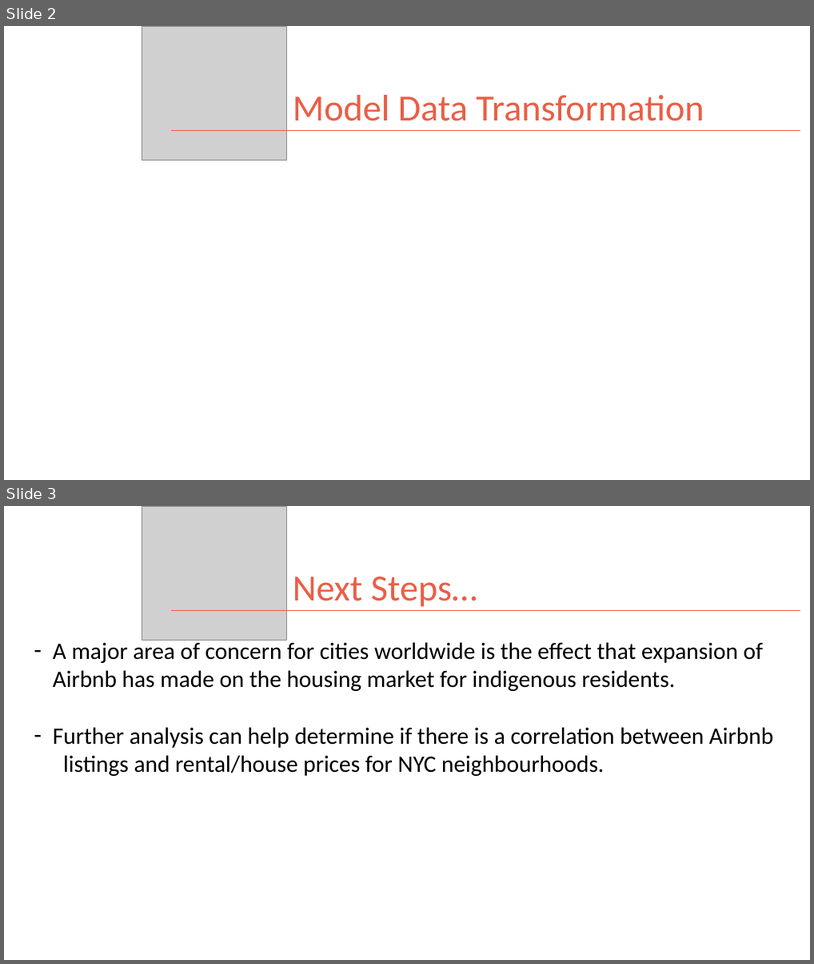
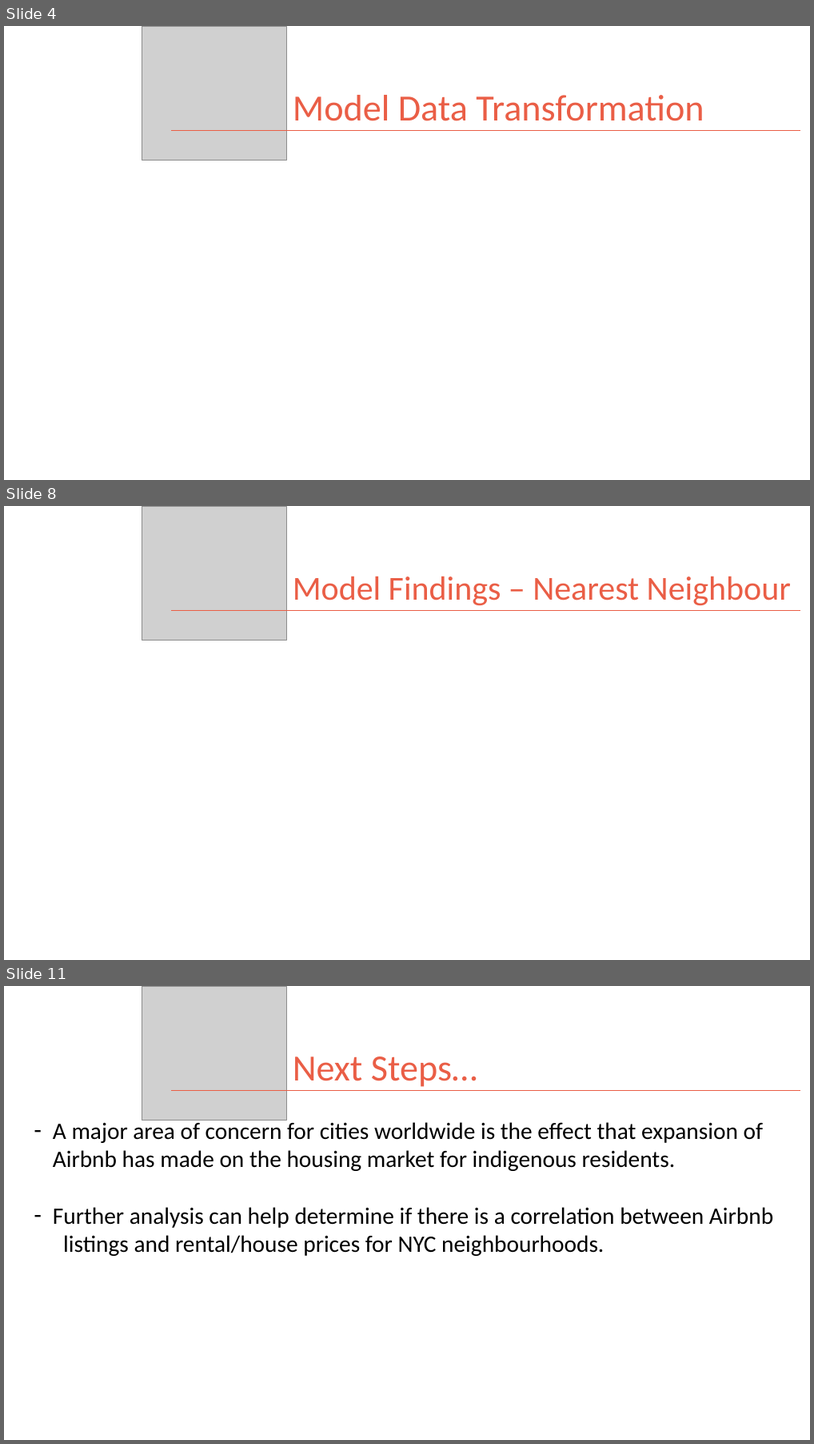
Before and after one commit to kman4/AirbnbPredictions, a slide deck: Airbnb Price Predictions (Model).pptx. Shown one above the other, each under a label of ours: slides 2 and 3 before the commit, slides 4, 8 and 11 after it; the slides between them are not shown. The pictures are 814x964 and 814x1444 pixels, drawn with LibreOffice and Linux fonts; fonts in the diff are those of the drawing; grey boxes stand for pictures. Boxes give left, top, right and bottom in pixels: in the first picture for what was removed or moved away, otherwise in the second. Text is boxed around its words. In the diff, an @@ line names an element or a change of style, - is before the commit and + after.

Commit message:
added model data transformation to powerpoint

```diff
--- a/Airbnb Price Predictions (Model).pptx
+++ b/Airbnb Price Predictions (Model).pptx
@@ slide 8 added at (4, 506, 810, 960), background #FFFFFF @@
@@ picture added at (142, 506, 286, 640) @@
@@ title added at (293, 576, 791, 605), 40 pt, text #EA5E46 @@
+Model Findings – Nearest Neighbour
@@ line added from (171, 610) to (801, 610), #EA5E46 1 pt @@
@@ what was slide 2 is now slide 4 @@
@@ what was slide 3 is now slide 11 @@
```
Also in this commit, not shown: 1 slide changed, 7 other slides added.
